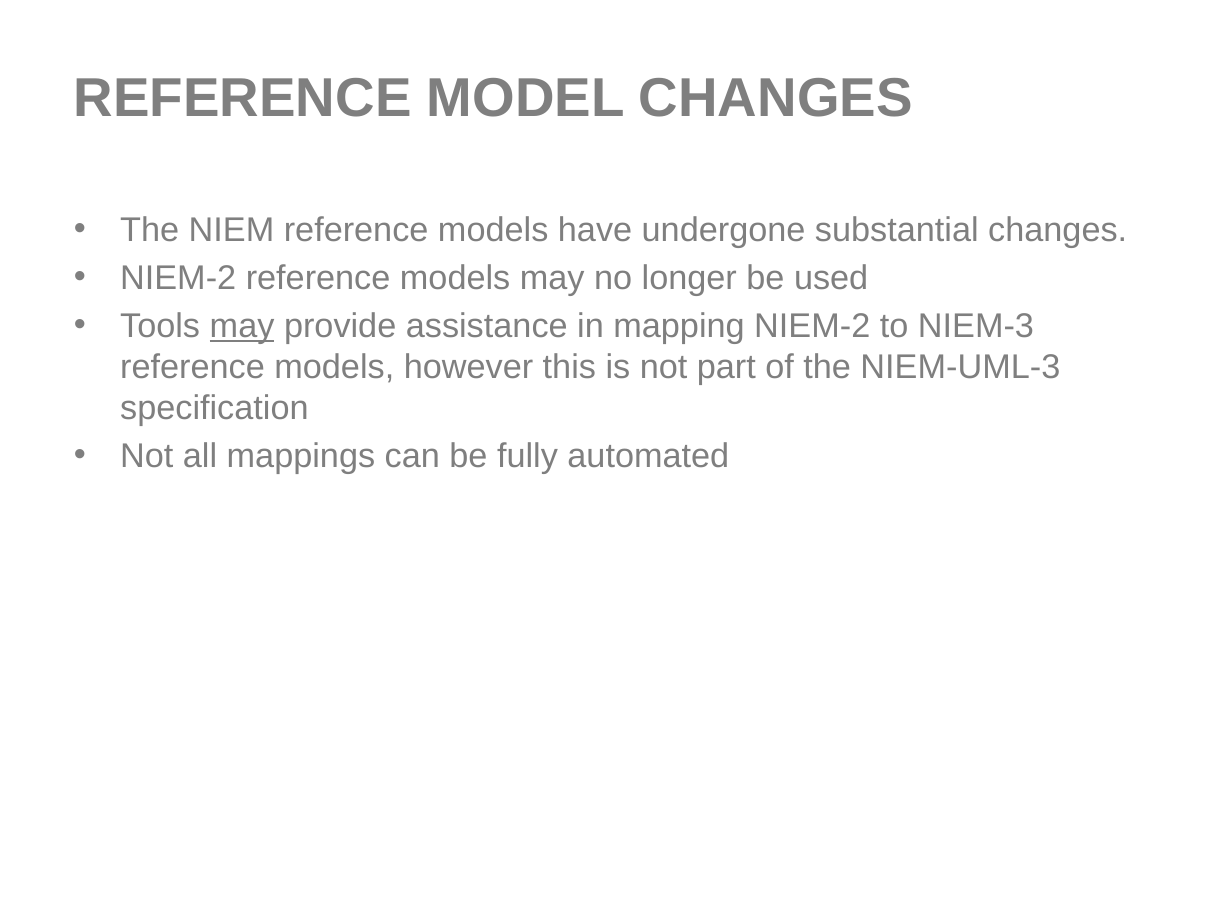
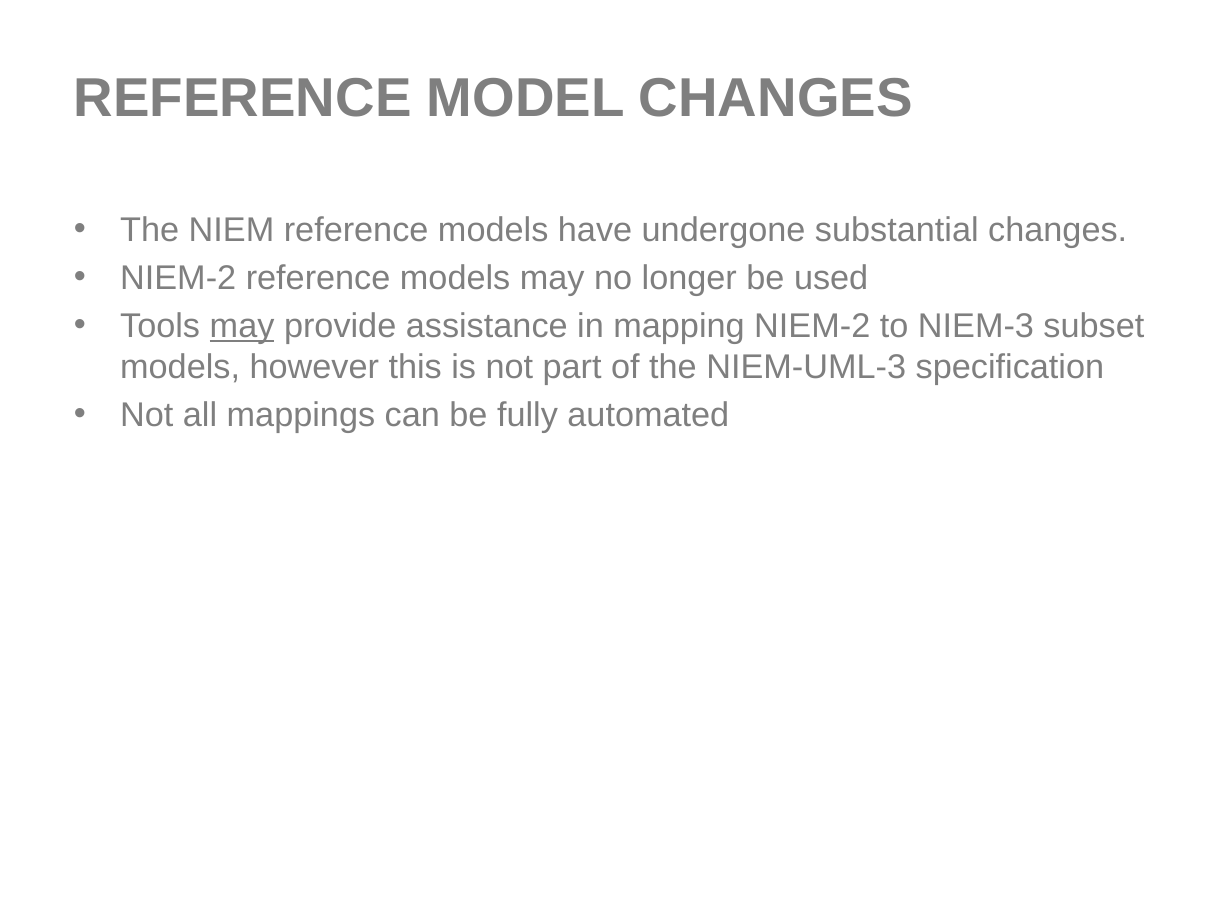
Before and after one commit to NIEM/NIEM-UML, a slide deck: slide 23 of Presentations/NIEM-UML-3-InitialSubmission.pptx (slide 15 before the commit). Drawn at 1232x924 pixels with LibreOffice and Linux fonts; fonts in the diff are those of the drawing; background and template pictures are left out. Boxes give left, top, right and bottom in pixels: in the first picture for what was removed or moved away, otherwise in the second. Text is boxed around its words. In the diff, an @@ line names an element or a change of style, - is before the commit and + after.

Commit message:
Presentation updated with NIEM-XML changes

```diff
--- a/Presentations/NIEM-UML-3-InitialSubmission.pptx
+++ b/Presentations/NIEM-UML-3-InitialSubmission.pptx
@@ text at bbox=[120, 312, 1144, 384]: text changed @@
-• Tools may provide assistance in mapping NIEM-2 to NIEM-3 reference models, however this is not part of the NIEM-UML-3 specification
+• Tools may provide assistance in mapping NIEM-2 to NIEM-3 subset models, however this is not part of the NIEM-UML-3 specification
```
Also in this commit, not shown: 8 other slides changed, 16 slides added, 1 slide removed, 2 other files.
